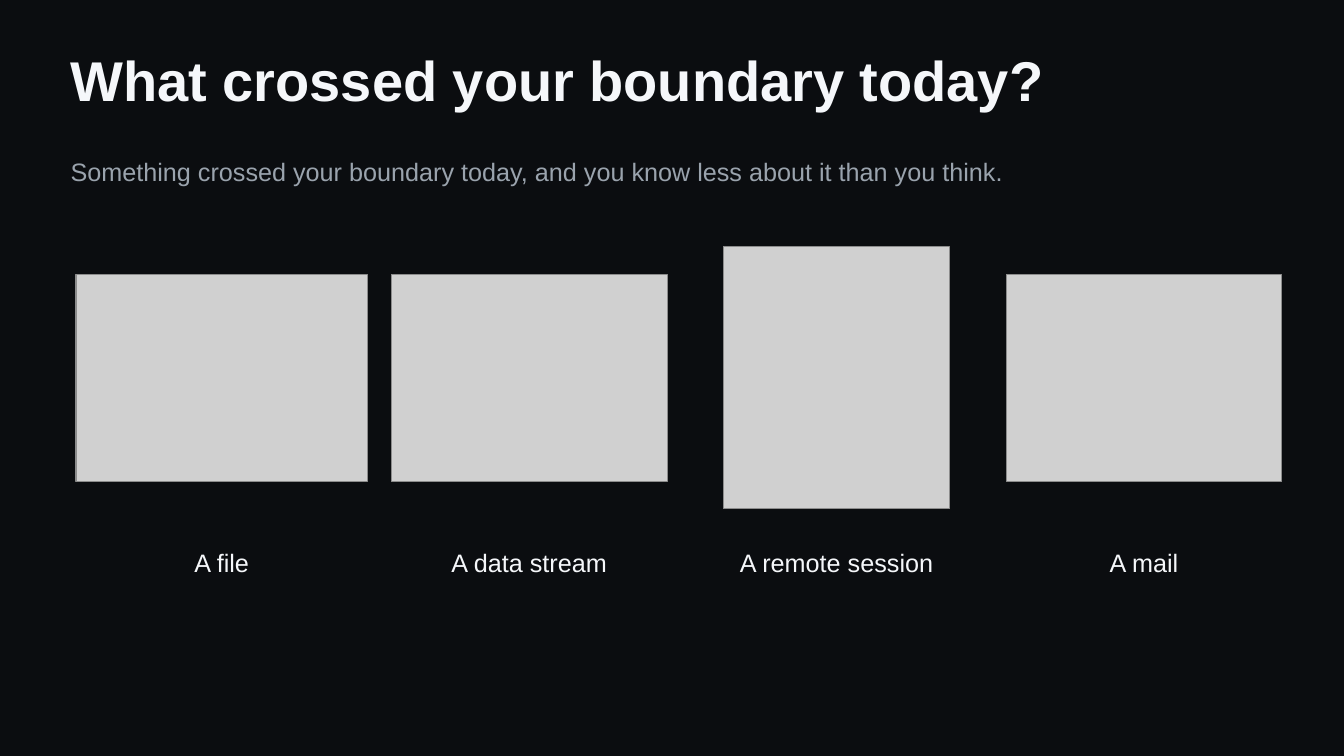
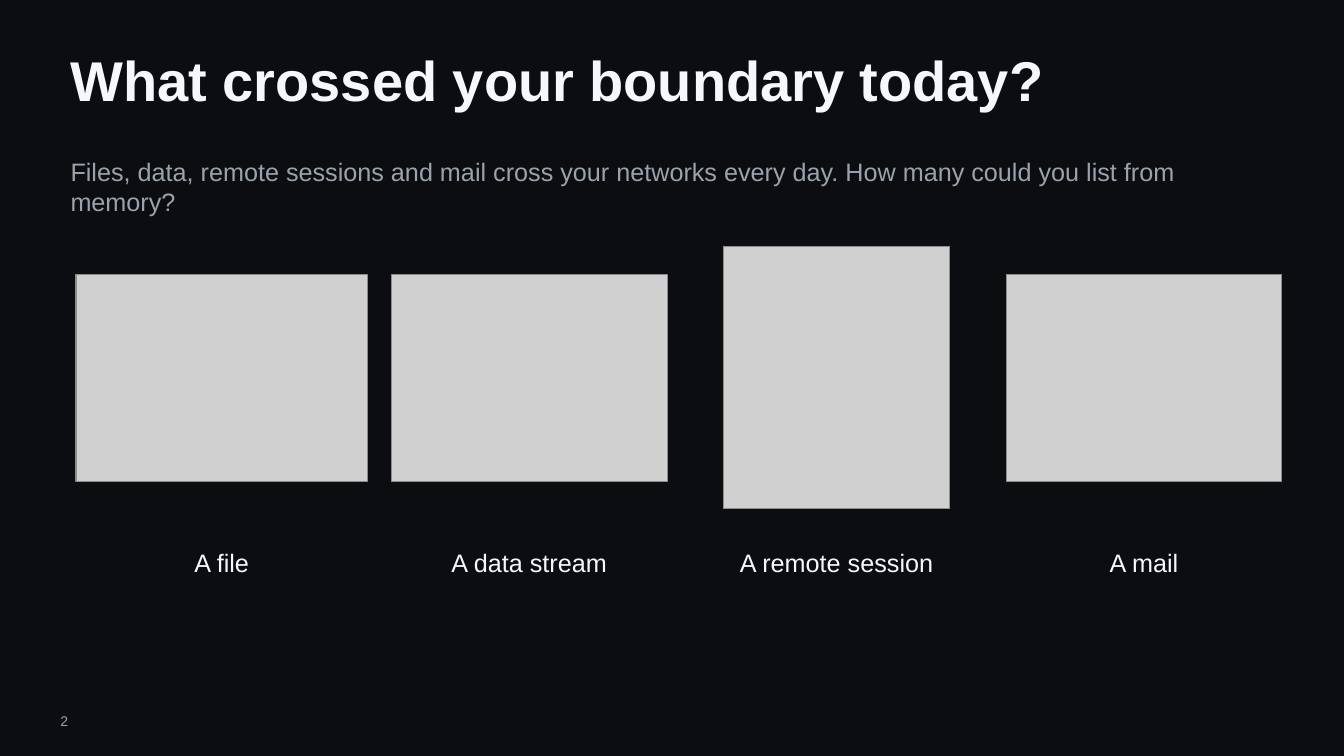
Before and after one commit to hybridus/DFX_Marketing, a slide deck: slide 2 of Projects/03_Presales_Master_Deck/pilot/DFX_Master_deck.pptx (slide 1 before the commit). Drawn at 1344x756 pixels with LibreOffice and Linux fonts; fonts in the diff are those of the drawing; grey boxes stand for pictures; background and template pictures are left out. Boxes give left, top, right and bottom in pixels: in the first picture for what was removed or moved away, otherwise in the second. Text is boxed around its words. In the diff, an @@ line names an element or a change of style, - is before the commit and + after.

```diff
--- a/Projects/03_Presales_Master_Deck/pilot/DFX_Master_deck.pptx
+++ b/Projects/03_Presales_Master_Deck/pilot/DFX_Master_deck.pptx
@@ text at [71, 163, 1174, 216]: text changed @@
-Something crossed your boundary today, and you know less about it than you think.
+Files, data, remote sessions and mail cross your networks every day. How many could you list from memory?
@@ page number added at [60, 716, 68, 726], 10 pt, text #9AA3AD @@
+2
```
Also in this commit, not shown: 20 other slides changed, 2 slides added, 1 slide removed, 11 other files.
